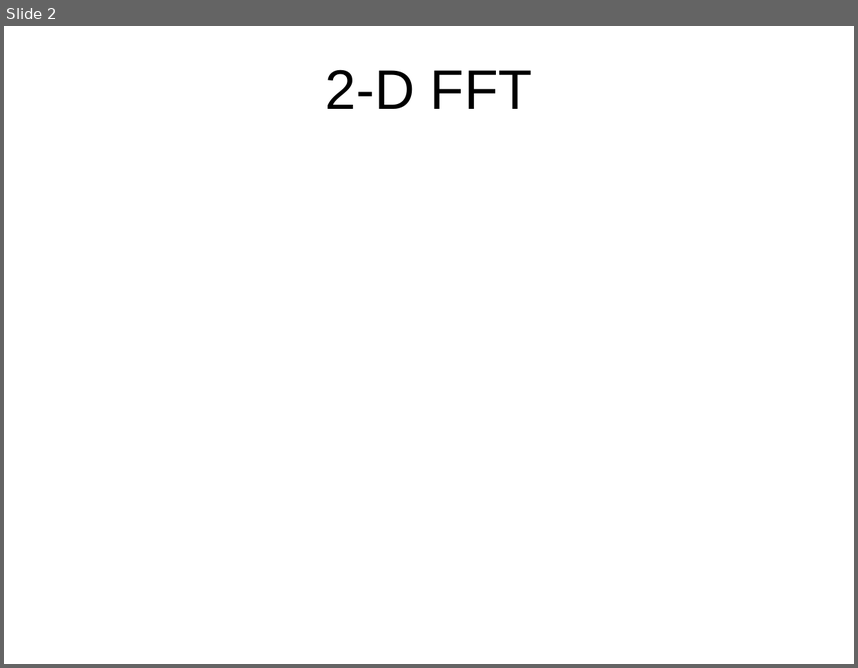
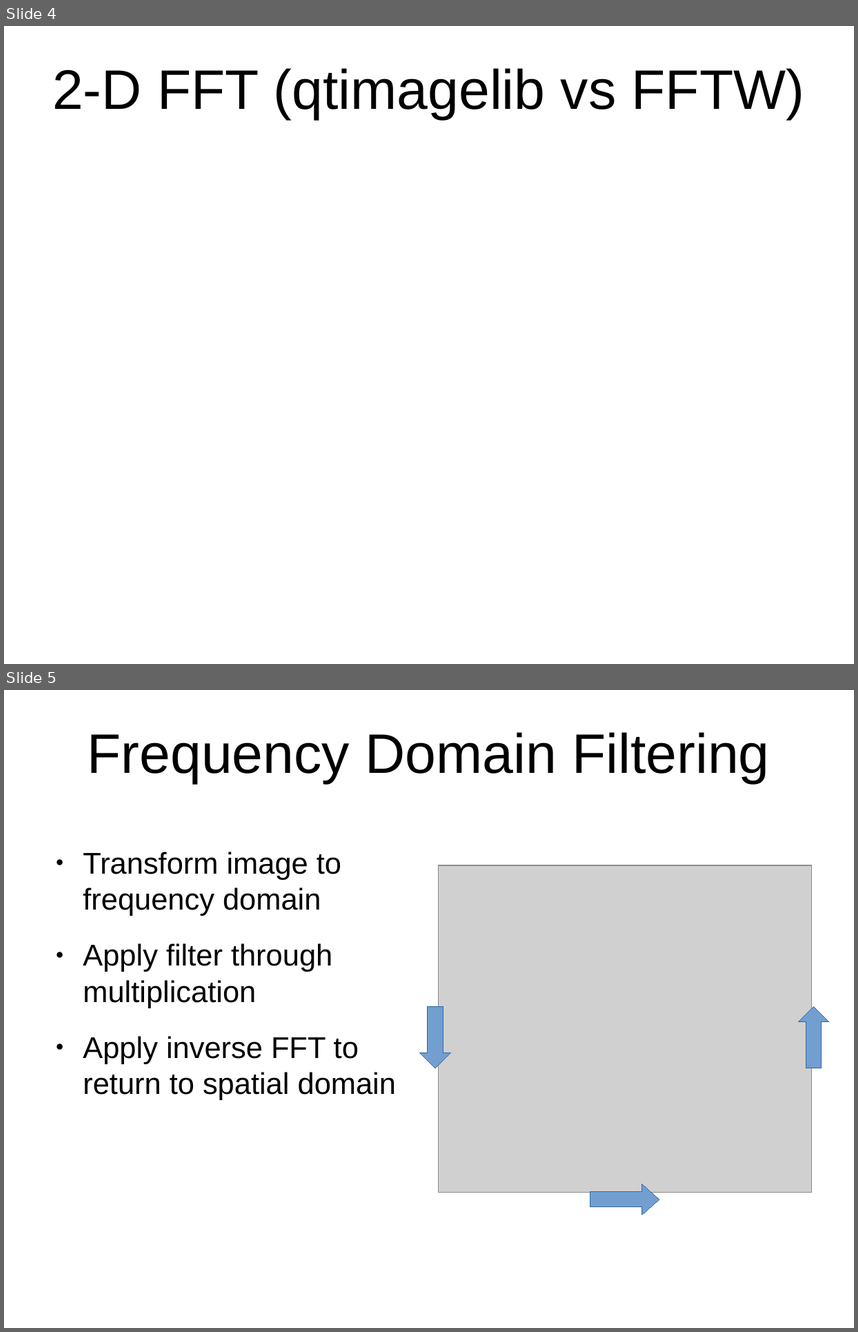
Before and after one commit to aubskibob/FFT, a slide deck: Presentation.odp. Shown one above the other, each under a label of ours: slide 2 before the commit, slides 4 and 5 after it. The pictures are 858x668 and 858x1332 pixels, drawn with LibreOffice and Linux fonts; fonts in the diff are those of the drawing; grey boxes stand for pictures; background and template pictures are left out. Boxes give left, top, right and bottom in pixels: in the first picture for what was removed or moved away, otherwise in the second. Text is boxed around its words. In the diff, an @@ line names an element or a change of style, - is before the commit and + after.

```diff
--- a/Presentation.odp
+++ b/Presentation.odp
@@ slide 5 added at [4, 690, 854, 1328], background picture (left out) @@
@@ title added at [87, 732, 769, 782], 51.9 pt, text #000000 @@
+Frequency Domain Filtering
@@ text added at [83, 851, 396, 1100], 28 pt, text #000000 @@
+● Transform image to frequency domain
+● Apply filter through multiplication
+● Apply inverse FFT to return to spatial domain
@@ picture added at [438, 865, 812, 1192] @@
@@ down arrow added at [420, 1006, 450, 1068], fill #729FCF, outline #3465A4 0 pt @@
@@ up arrow added at [799, 1006, 829, 1068], fill #729FCF, outline #3465A4 0 pt @@
@@ right arrow added at [590, 1183, 660, 1214], fill #729FCF, outline #3465A4 0 pt @@
@@ what was slide 2 is now slide 4 @@
@@ slide 4 changed as well @@
@@ title at [52, 68, 804, 118]: text changed @@
-2-D FFT
+2-D FFT (qtimagelib vs FFTW)
```
Also in this commit, not shown: 1 other slide changed, 10 other slides added.
